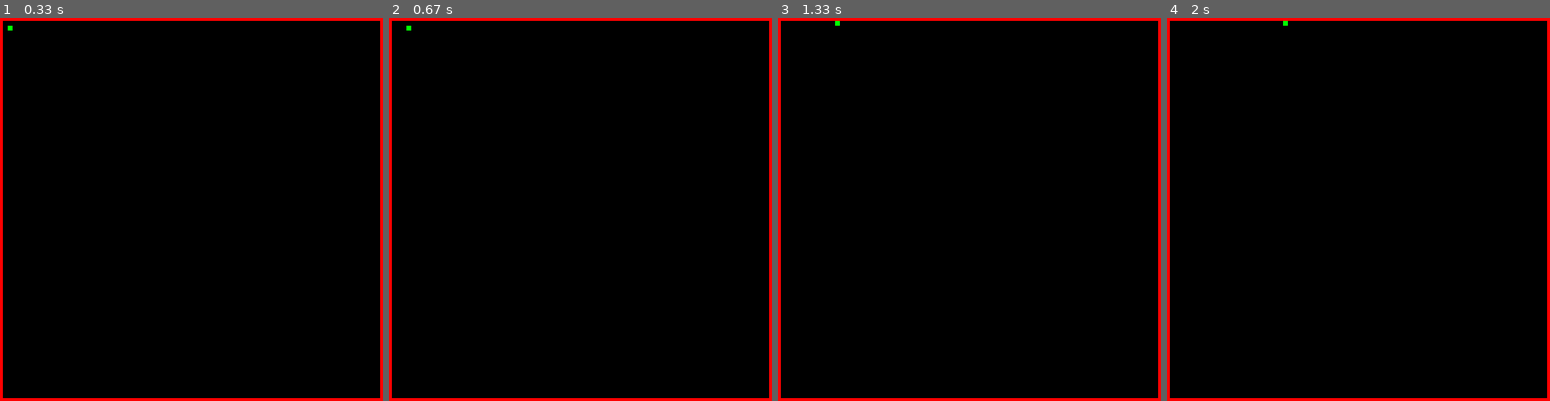
Above: before the commit, frames 1-4 (left to right).
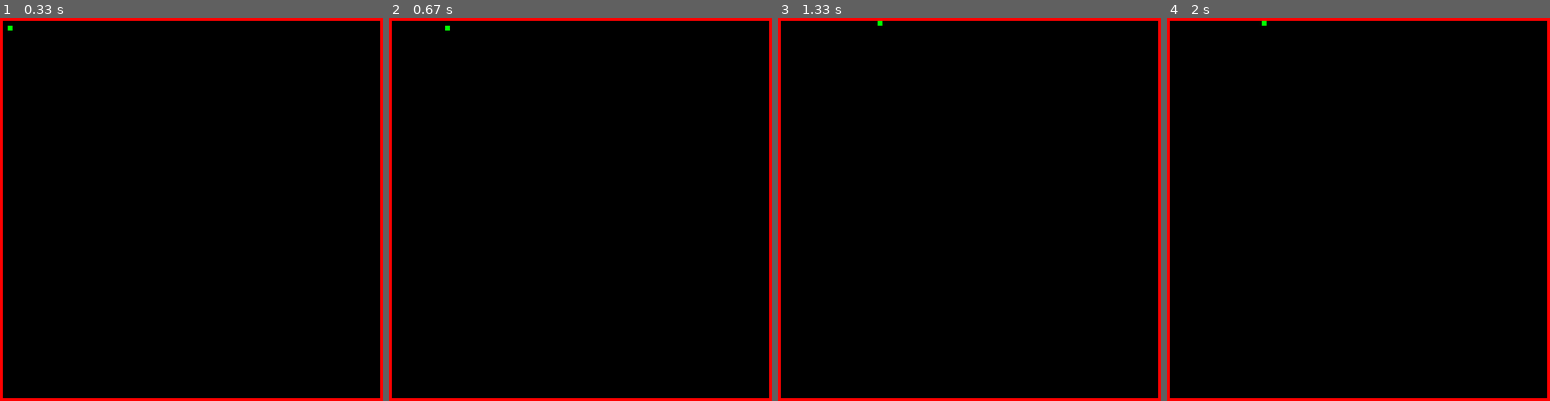
Above: after the commit, the same moments.

Repository: mindheist/pygame_examples
Game: pygame game, started from sprites_basic.py
Same seed, same stepped clock (60 frames per second), same inputs: the game is played once before the commit and once after it.
Inputs:
- Up to frame 1 (0.33 s): no input
- Up to frame 2 (0.67 s): hold Right from 0.33 s (still down)
- Up to frame 3 (1.33 s): release Right at 0.8 s; hold Up 0.83-1.13 s; hold Right from 1.17 s (still down)
- Up to frame 4 (2 s): release Right at 1.63 s; hold Left from 1.67 s (still down)

Frame 1 is identical in both runs. In frame 2, less than 0.1% of the frame differs, in the area x 4-16%, y 2-4%; in frame 3, less than 0.1%; in frame 4, less than 0.1%.

Commit message:
+ fixed key press up and down

Diff:
--- a/sprites_basic.py
+++ b/sprites_basic.py
@@ -105,23 +105,23 @@
 
 		elif event.type == pygame.KEYDOWN:
 			if event.key == pygame.K_LEFT:
-				player.ChangeSpeed(-1,0)
+				player.ChangeSpeed(-5,0)
 			elif event.key == pygame.K_RIGHT:
-				player.ChangeSpeed(1,0)
+				player.ChangeSpeed(5,0)
 			elif event.key == pygame.K_UP:
-				player.ChangeSpeed(0,-1)
+				player.ChangeSpeed(0,-5)
 			elif event.key == pygame.K_DOWN:
-				player.ChangeSpeed(0,1)
+				player.ChangeSpeed(0,5)
 
 		elif event.type ==pygame.KEYUP:
 			if event.key == pygame.K_LEFT:
-				player.ChangeSpeed(-1,0)
+				player.ChangeSpeed(5,0)
 			elif event.key == pygame.K_RIGHT:
-				player.ChangeSpeed(1,0)
+				player.ChangeSpeed(-5,0)
 			elif event.key ==pygame.K_UP:
-				player.ChangeSpeed(0,-1)
+				player.ChangeSpeed(0,5)
 			elif event.key == pygame.K_DOWN:
-				player.ChangeSpeed(0,1)
+				player.ChangeSpeed(0,-5)
 
 	# Understand the order below #
 	player.update(wall_list)
